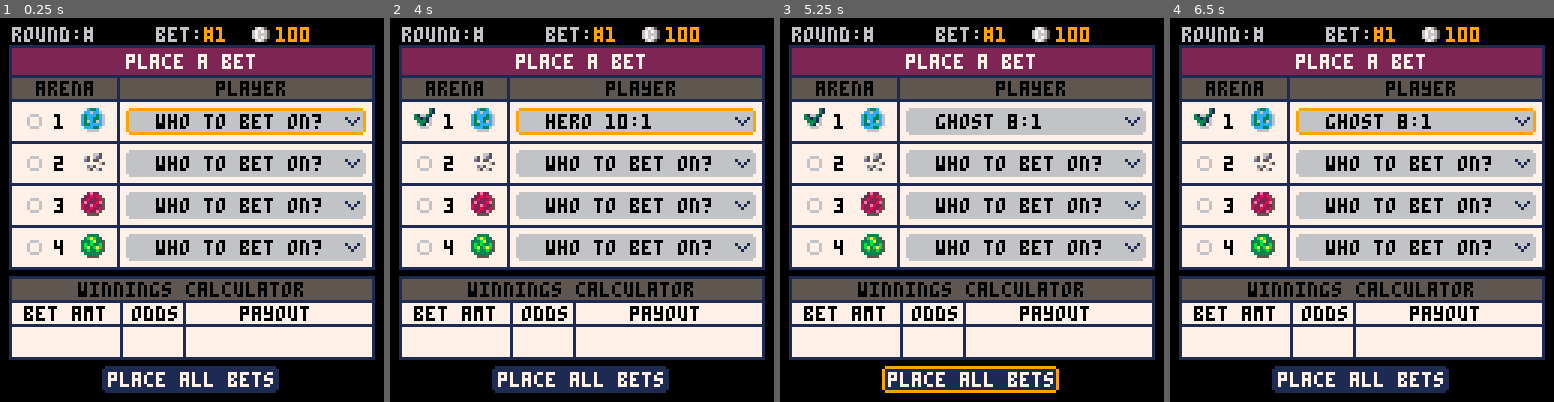
Above: before the commit, frames 1-4 (left to right).
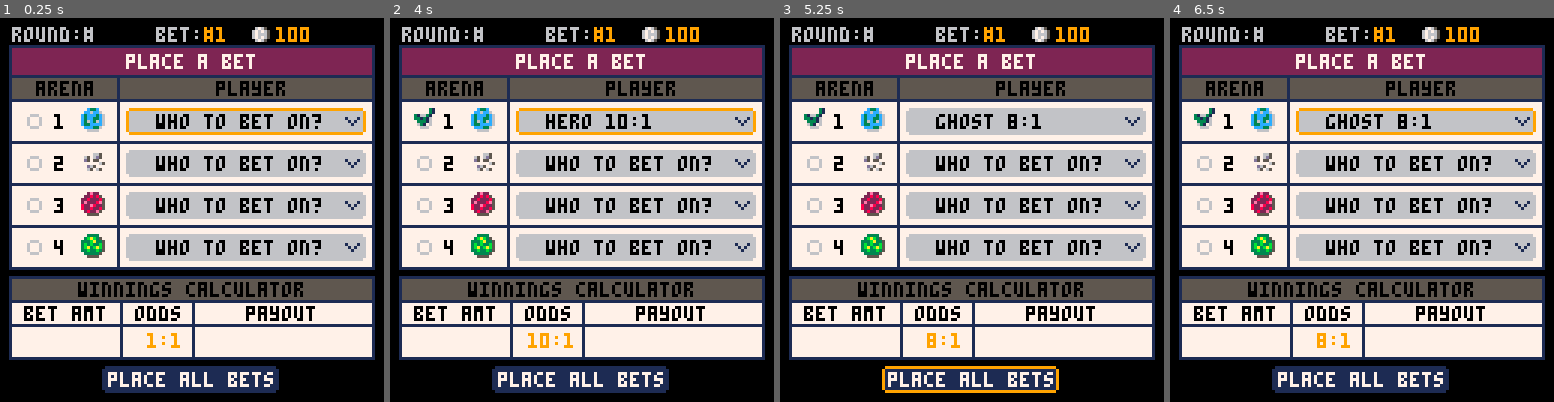
Above: after the commit, the same moments.

Repository: suspicious-smoke/club-bets-pico8
Game: PICO-8 cartridge club-bets.p8
Two runs of this game, one before a commit and one after it. Both use one fixed random seed, a clock stepped at 60 frames per second and the inputs below.
Inputs:
- Up to frame 1 (0.25 s): no input
- Up to frame 2 (4 s): tap X (X key) at 0.33, 1.07, 1.85, 2.97 s; tap O (Z key) at 0.7, 1.7, 2.1, 2.5, 2.9, 3.3, 3.7 s; hold Right 1.6-2.1 s; hold Up 2.15-2.42 s; hold Right 2.47-3.03 s; hold Left 3.08-3.58 s; hold Down 3.63-3.97 s
- Up to frame 3 (5.25 s): hold Right 4.02-4.68 s; tap X (X key) at 4.08, 5.2 s; tap O (Z key) at 4.1, 4.5, 4.9 s; hold Up 4.73-5.03 s; hold Left from 5.08 s (still down)
- Up to frame 4 (6.5 s): tap O (Z key) at 5.3, 5.7, 6.1 s; release Left at 5.68 s; hold Down 5.73-6.03 s; hold Right from 6.08 s (still down); tap X (X key) at 6.32 s

The runs differ from the first frame. In frame 1, 1.0% of the frame differs, in the area x 34-83%, y 74-89%; in frame 2, 1.0%; in frame 3, 1.0%; in frame 4, 1.0%.

Commit message:
work on bet ui

Diff:
--- a/club-bets.p8
+++ b/club-bets.p8
@@ -106,11 +106,12 @@
 	_drw=drw_betpage
 	arena_sel=1
 	plyr_menu_sel=1
-	current_bet=1
+	bet_sel=1
 	md_sel_plyr=false
 end
 
 function upd_betpage()
+	get_total_odds_and_pay()
 	if md_sel_plyr then
 		if btnp(⬆️) then
 			plyr_menu_sel=(plyr_menu_sel-2)%4+1
@@ -175,7 +173,7 @@
 		local plyr_str="who to bet on?"
 		for plyr=1,4 do
 			local _arloc=(i-1)*4+plyr
-			if bets[current_bet][_arloc] then
+			if bets[bet_sel][_arloc] then
 				plyr_str=players[arenas[_arloc]][1].." "..bet_odds[_arloc]..":1"
 				chk_spr=107
 			end
@@ -223,9 +219,12 @@
 		rrect(4,103,36,10,0,9)
 	end
 	line(40,94,40,112,1)--vline1
-	print("odds",44,96,0)
-	line(61,94,61,112,1)--vline2
-	print("payout",80,96,0)
+	print("odds",45,96,0)
+	line(64,94,64,112,1)--vline2
+	_str=print_bet_odds()
+	print(_str,64-#_str*3,105,0)
+
+	print("payout",82,96,0)
 	--button
 	rrectfill(34,116,59,9,1,1)
 	print("place all bets",36,118,7)
@@ -383,14 +382,20 @@
 	--info area
 	rrectfill(0,120,128,7,0,5)
 	print("bet \f9#"..bet_sel,2,121,7)
+
+	print("odds "..print_bet_odds(),34,121,7)
+	print("pays \f9$"..total_pay,74,121,7)
+end
+
+function print_bet_odds()
 	local _odds_clr="\f9"
 	int_clmp_odds=arr_display(clmp_odds)
 	if int_clmp_odds=="500" then
 		_odds_clr="\f8"
 	end
-	print("odds".._odds_clr..int_clmp_odds..":1",34,121,7)
-	print("pays \f9$"..total_pay,74,121,7)
-end
+	return _odds_clr..int_clmp_odds..":1"
+end
+
 -->8
 --calculations
 function calculate_odds()
